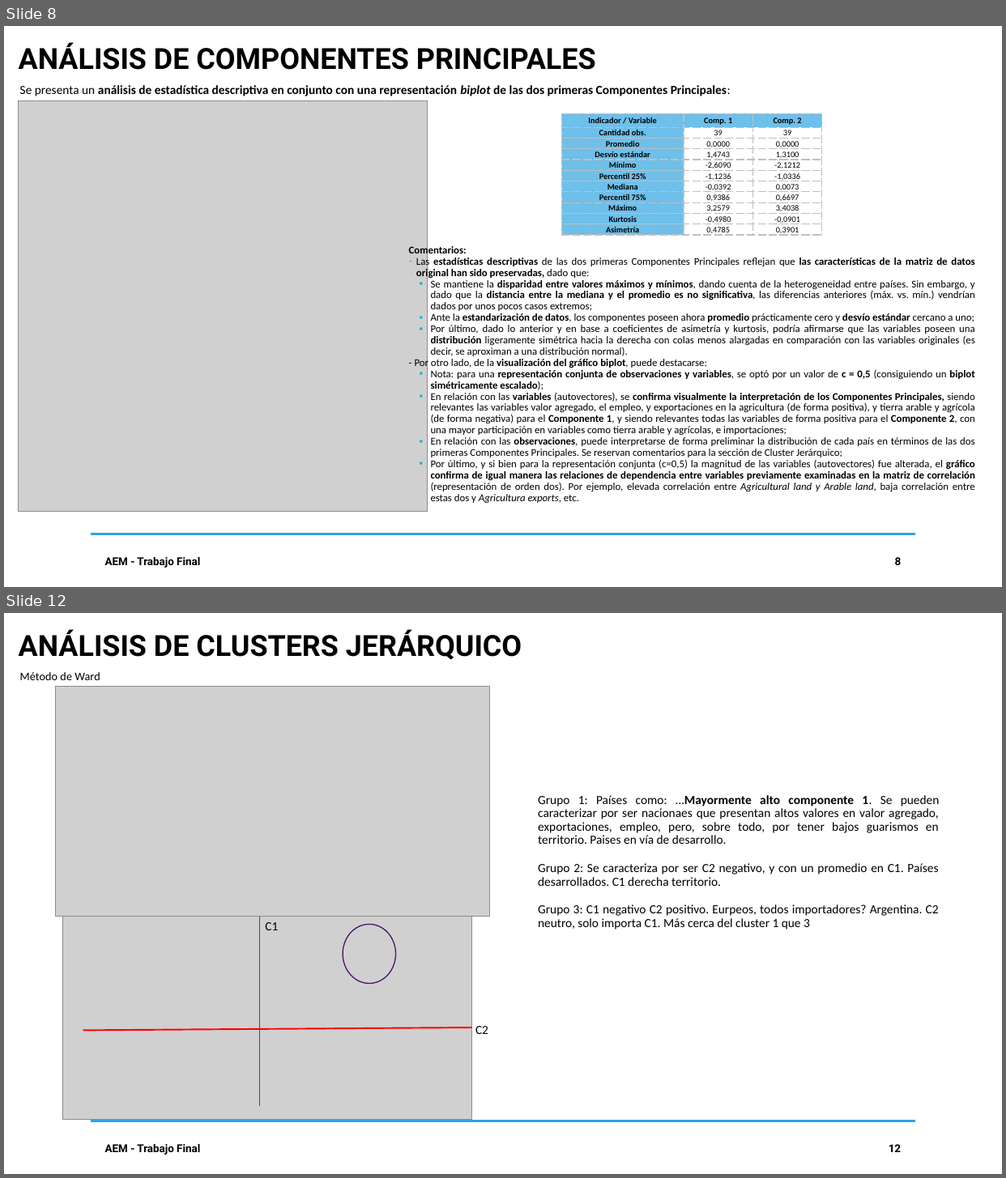
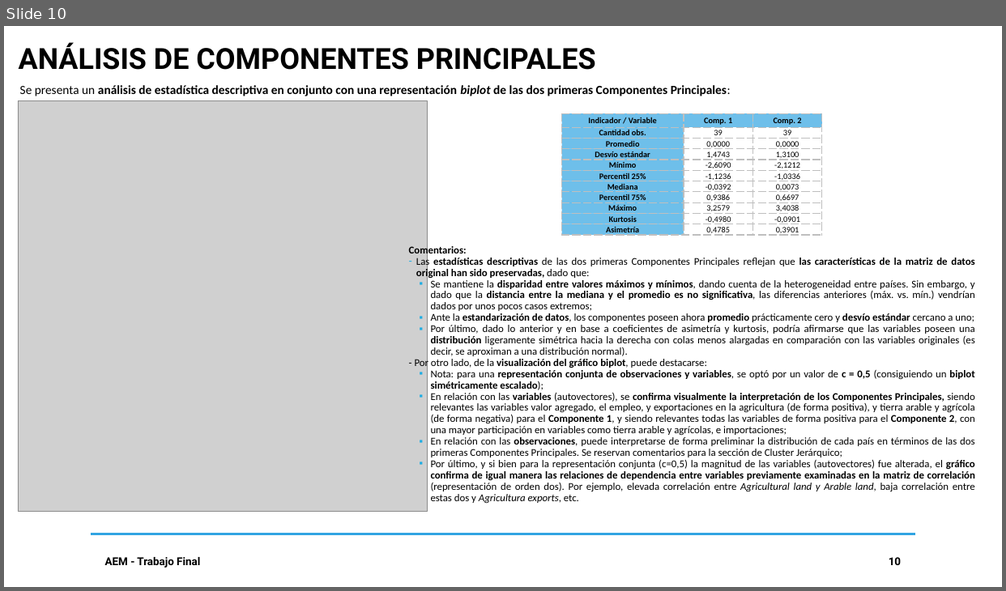
Before and after one commit to DavidGuzzi/MECMT04, a slide deck: AEM PPT 20240930.pptx. Shown one above the other, each under a label of ours: slides 8 and 12 before the commit, slide 10 after it; the slides between them are not shown. The pictures are 1006x1178 and 1006x591 pixels, drawn with LibreOffice and Linux fonts; fonts in the diff are those of the drawing; grey boxes stand for pictures. Boxes give left, top, right and bottom in pixels: in the first picture for what was removed or moved away, otherwise in the second. Text is boxed around its words. In the diff, an @@ line names an element or a change of style, - is before the commit and + after.

```diff
--- a/AEM PPT 20240930.pptx
+++ b/AEM PPT 20240930.pptx
@@ slide 12 removed at (4, 613, 1002, 1174), background #FFFFFF @@
@@ text removed at (19, 629, 522, 660) @@
-ANÁLISIS DE CLUSTERS JERÁRQUICO
@@ text removed at (20, 672, 100, 680) @@
-Método de Ward
@@ picture removed at (55, 687, 489, 917) @@
@@ picture removed at (63, 711, 472, 1120) @@
@@ text removed at (538, 795, 940, 930) @@
-Grupo 1: Países como: …Mayormente alto componente 1. Se pueden caracterizar por ser nacionaes que presentan altos valores en valor agregado, exportaciones, empleo, pero, sobre todo, por tener bajos guarismos en territorio. Paises en vía de desarrollo.
-Grupo 2: Se caracteriza por ser C2 negativo, y con un promedio en C1. Países desarrollados. C1 derecha territorio.
-Grupo 3: C1 negativo C2 positivo. Eurpeos, todos importadores? Argentina. C2 neutro, solo importa C1. Más cerca del cluster 1 que 3
@@ line removed from (259, 913) to (259, 1106) @@
@@ text removed at (265, 922, 278, 931) @@
-C1
@@ ellipse removed at (343, 924, 396, 983) @@
@@ line removed from (472, 1028) to (83, 1031) @@
@@ text removed at (475, 1026, 488, 1034) @@
-C2
@@ line removed from (90, 1122) to (916, 1122) @@
@@ text removed at (105, 1144, 200, 1155) @@
-AEM - Trabajo Final
@@ page number removed at (889, 1144, 901, 1152) @@
-12
@@ what was slide 8 is now slide 10 @@
@@ page number at (889, 557, 901, 565): text changed @@
-8
+10
```
Also in this commit, not shown: 10 slides changed, 6 slides added, 4 other files.
